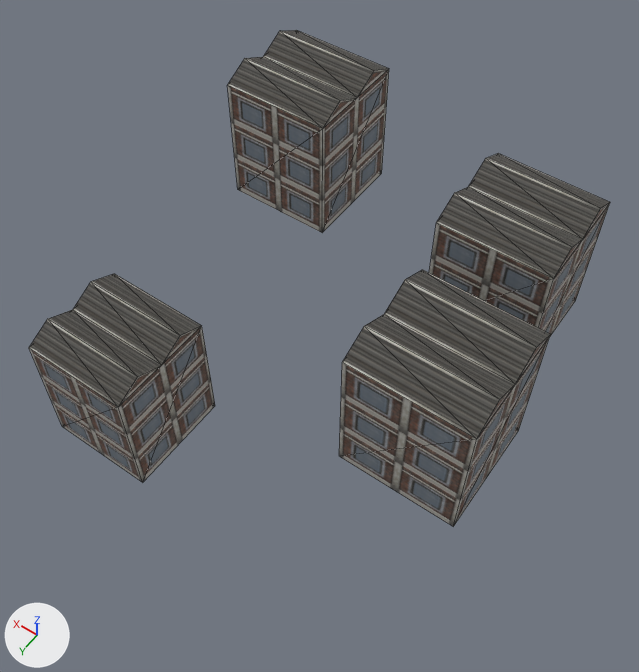
The OBJ model examples/vehicle-playground/res/models/urban/procgen-procpain-district-loft-xm2z0.obj as it was, and as the next commit left it.
Camera for both pictures: a camera (50 mm lens) standing at (-8.9, 32.5, 48.6) and looking at (11.1, 4.5, 4.6). Lighting does not change. The marker at lower left points along +X, +Y and +Z. The first picture is the older version. Mesh edges are drawn as thin lines. Where no turn or scale is listed for an object, it has been applied to the vertices. Vertices at exactly the same position are counted once.

The scene before the commit, as lines of its bpy script (objects in view):
```python
me_procgen_procpain_district_loft_xm2z0 = bpy.data.meshes.new('procgen-procpain-district-loft-xm2z0')
me_procgen_procpain_district_loft_xm2z0.from_pydata(...)  # 56 vertices, 88 faces; spans x -1.7..27.1, y -15.0..17.2, z 0.0..11.0
me_procgen_procpain_district_loft_xm2z0.materials.append(mat_district_facade)  # picture img_district_facades_png
ob_procgen_procpain_district_loft_xm2z0 = bpy.data.objects.new('procgen-procpain-district-loft-xm2z0', me_procgen_procpain_district_loft_xm2z0)
ob_procgen_procpain_district_loft_xm2z0.location = (0.0, 0.0, 0.0)
```
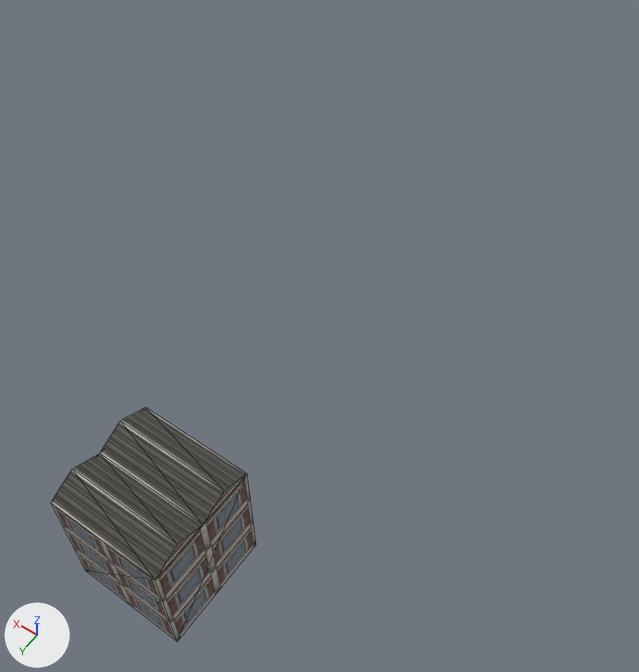
Changed parts and their boxes [x1, y1, x2, y2] in the pictures (639 x 672 px; the box of a moved part takes in the faces that stretch with it):
'procgen-procpain-district-loft-xm2z0', reshaped (65% narrower, 53% shorter): before [29, 30, 610, 527]; after [51, 407, 256, 642]
part 1 of me_procgen_procpain_district_loft_xm2z0, moved or reshaped: before [29, 274, 215, 482]; after [51, 407, 256, 642]
part 2 of me_procgen_procpain_district_loft_xm2z0, deleted: before [429, 154, 610, 338]
part 3 of me_procgen_procpain_district_loft_xm2z0, deleted: before [228, 30, 389, 233]
part 4 of me_procgen_procpain_district_loft_xm2z0, deleted: before [339, 270, 550, 527]

The edits, one by one:
me_procgen_procpain_district_loft_xm2z0 is used by ob_procgen_procpain_district_loft_xm2z0; location (0.0, 0.0, 0.0).
me_procgen_procpain_district_loft_xm2z0 had 56 vertices, 88 faces and spanned x -1.7..27.1, y -15.0..17.2, z 0.0..11.0.
me_procgen_procpain_district_loft_xm2z0 now has 14 vertices, 22 faces and spans x 7.2..14.2, y 16.4..23.4, z 0.0..9.3.
me_procgen_procpain_district_loft_xm2z0 part 1: the loose piece of 14 vertices spanning x 15.4..22.4, y 10.3..17.2, z 0.0..9.2 is moved by (-8.2, 6.1, 0.0).
me_procgen_procpain_district_loft_xm2z0 part 2: the loose piece of 14 vertices spanning x 0.1..8.1, y -11.8..-3.8, z 0.0..10.6 is deleted.
me_procgen_procpain_district_loft_xm2z0 part 3: the loose piece of 14 vertices spanning x 18.8..27.1, y -15.0..-6.7, z 0.0..11.0 is deleted.
me_procgen_procpain_district_loft_xm2z0 part 4: the loose piece of 14 vertices spanning x -1.7..6.6, y 0.4..8.7, z 0.0..11.0 is deleted.
